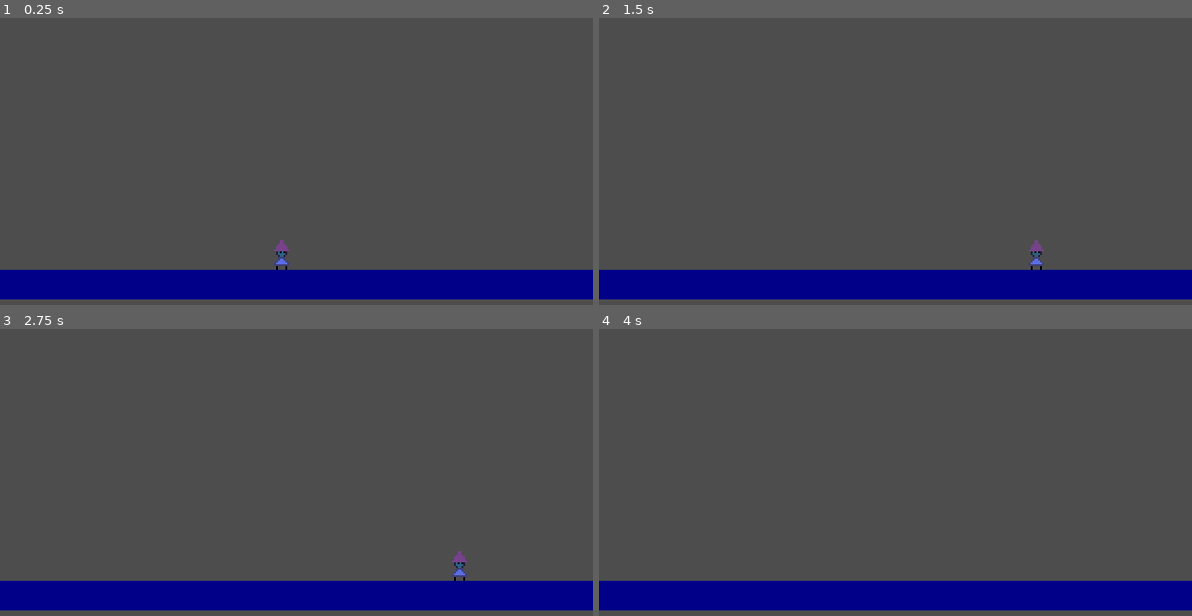
Above: before the commit, frames 1-4 (two rows, left to right).
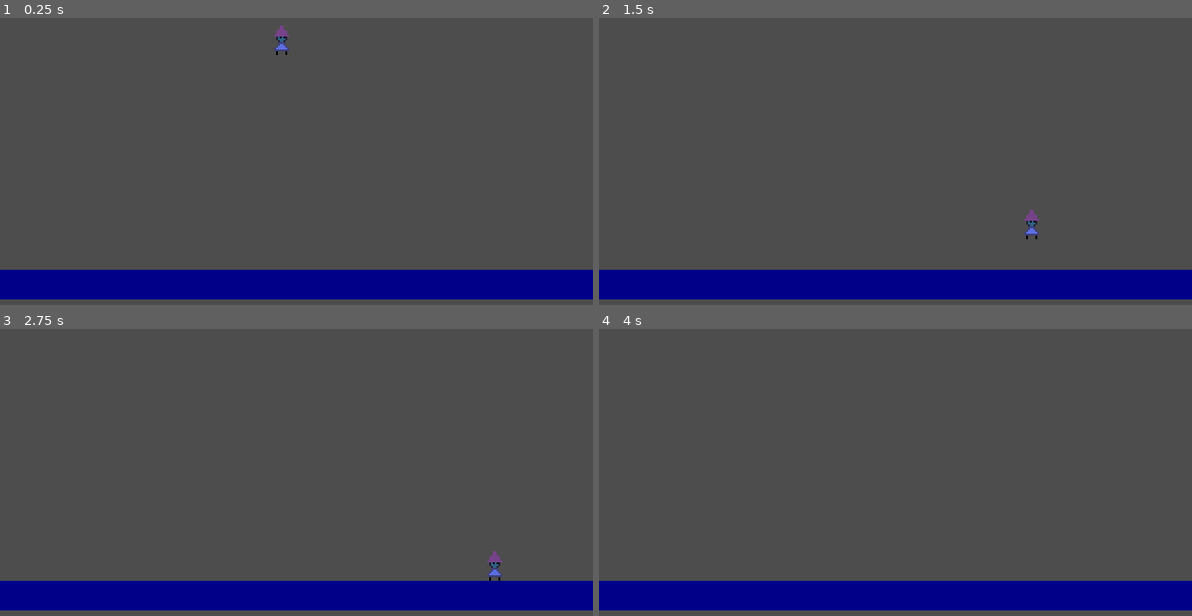
Above: after the commit, the same moments.

Repository: Vetle-Dyngeland/godot_platformer
Game: Godot game, scene res://scenes/world.tscn
Two runs of this game, one before a commit and one after it. Both use one fixed random seed, a clock stepped at 60 frames per second and the inputs below.
Inputs:
- Up to frame 1 (0.25 s): no input
- Up to frame 2 (1.5 s): hold Right (move_right) from 0.53 s (still down); tap C (jump) at 0.6, 0.77, 1.07, 1.35 s
- Up to frame 3 (2.75 s): tap C (jump) at 1.52, 1.82, 2.1 s; release Right (move_right) at 2.03 s; hold Left (move_left) from 2.03 s (still down)
- Up to frame 4 (4 s): release Left (move_left) at 2.78 s; hold Right (move_right) from 2.78 s (still down); tap C (jump) at 2.85, 3.02, 3.32, 3.6, 3.77 s

The runs differ from the first frame. In frame 1, 0.3% of the frame differs, in the area x 46-49%, y 2-88%; in frame 2, 0.3%; in frame 3, 0.3%; in frame 4, nothing differs.

Commit message:
basic jumping, cleanup + more?

Diff:
--- a/project.godot
+++ b/project.godot
@@ -13,7 +13,7 @@
 config/name="Platformer"
 run/main_scene="res://scenes/world.tscn"
 config/features=PackedStringArray("4.2", "GL Compatibility")
-config/icon="res://assets/sprites/icon.svg"
+config/icon="res://imports/sprites/test.png"
 
 [debug]
 
@@ -54,10 +54,6 @@
 ]
 }
 
-[physics]
-
-2d/default_gravity=4000.0
-
 [rendering]
 
 textures/canvas_textures/default_texture_filter=0
--- a/scenes/player.tscn
+++ b/scenes/player.tscn
@@ -4,13 +4,16 @@
 [ext_resource type="Texture2D" uid="uid://1nlj5cybuxvr" path="res://imports/sprites/test.png" id="2_u5wcy"]
 
 [sub_resource type="RectangleShape2D" id="RectangleShape2D_eoy61"]
-size = Vector2(16, 16)
+size = Vector2(6, 14)
 
 [node name="Player" type="CharacterBody2D"]
 script = ExtResource("1_a725r")
+jump_force = 250.0
+metadata/_edit_lock_ = true
 
 [node name="Sprite" type="Sprite2D" parent="."]
 texture = ExtResource("2_u5wcy")
 
 [node name="Collider" type="CollisionShape2D" parent="."]
+position = Vector2(0, 1)
 shape = SubResource("RectangleShape2D_eoy61")
--- a/scripts/player/player.gd
+++ b/scripts/player/player.gd
@@ -11,21 +11,21 @@
     var _button_name: String
     var _axis_name := ["", ""]
     var _vector_name := ["", "", "", ""]
-    var type: InputActionType
+    var _type: InputActionType
 
     func _init(name):
         var button := typeof("")
         var array := typeof([])
         match typeof(name):
-            button: type = InputActionType.Button
+            button: _type = InputActionType.Button
             array:
                 match len(name):
-                    2: type = InputActionType.Axis
-                    4: type = InputActionType.Vector
+                    2: _type = InputActionType.Axis
+                    4: _type = InputActionType.Vector
                     _: print(str("An array of length ", len(name), " cannot be parsed into input!"))
-            _: print(str("A variable of type: ", name, " = ", typeof(name), " cannot be parsed into input!"))
+            _: print(str("A variable of _type: ", name, " = ", typeof(name), " cannot be parsed into input!"))
 
-        match type:
+        match _type:
             InputActionType.Button:
                 _button_name = name
                 output = [false, false, false]
@@ -38,7 +38,7 @@
                 output = [Vector2.ZERO, Vector2.ZERO, Vector2.ZERO, Vector2.ZERO]
 
     func update():
-        match type:
+        match _type:
             InputActionType.Button: _update_button()
             InputActionType.Axis: _update_axis()
             InputActionType.Vector: _update_vector()
@@ -56,11 +56,20 @@
 
     func _update_vector():
         if output[0]: output[1] = output[0]
-        output[0] = Input.get_vector(_vector_name[0], _vector_name[1], _vector_name[2], _vector_name[3])
 
+        # Two axises to stop them getting normalized
+        var x = Input.get_axis(_vector_name[0], _vector_name[1])
+        var y = Input.get_axis(_vector_name[2], _vector_name[3])
+
+        output[0] = Vector2(x, y)
+
+@export var jump_force := 40.0
 @export var held_down_gravity_multi := 1.5
-@export var jump_force := 40.0
-@export var terminal_fall_velocity := 10.0
+@export var terminal_fall_velocity := 400.0
+@export var held_down_fall_velocity_multi := 1.5
+@export var jump_release_multi := 0.35
+@export var coyote_time := 0.175
+@export var jump_buffer_time := 0.2
 
 @export var max_speed := 100.0
 @export var acceleration_force := 500.0
@@ -70,7 +79,12 @@
 
 var movement_input = InputAction.new(["move_left", "move_right", "move_up", "move_down"])
 var jump_input = InputAction.new("jump")
+
 var gravity = ProjectSettings.get_setting("physics/2d/default_gravity")
+
+var coyote_timer := 0.0
+var jump_buffer := 0.0
+var can_release_jump := false
 
 func _process(_delta: float):
     movement_input.update()
@@ -79,21 +93,29 @@
 func _physics_process(delta: float):
     handle_gravity(delta)
     handle_walking(delta)
+    handle_jumping(delta)
     move_and_slide()
 
 func handle_gravity(delta: float):
+    if is_on_floor(): return
     var gravity_force = gravity * delta
-    if movement_input.output[1].y < 0.0:
+    var terminal_velocity = terminal_fall_velocity
+    if movement_input.output[1].y > 0.0:
         gravity_force *= held_down_gravity_multi
-    if not is_on_floor():
-        velocity.y += gravity_force
+        terminal_velocity *= held_down_fall_velocity_multi
+
+    velocity.y += gravity_force
+    if velocity.y > terminal_velocity:
+        velocity.y = terminal_velocity
 
 func handle_walking(delta: float):
     var direction = movement_input.output[0].x
 
     if abs(direction) > 0:
         accelerate(delta, direction)
-    if abs(direction) == 0 || sign(direction) != sign(velocity.x): deccelerate(delta)
+
+    if abs(direction) == 0 || sign(direction) != sign(velocity.x):
+        deccelerate(delta)
 
 func accelerate(delta: float, direction: float):
     var accel = acceleration_force * delta
@@ -108,3 +130,25 @@
         deccel *= air_friction_multi
 
     velocity.x = move_toward(velocity.x, 0, deccel)
+
+func handle_jumping(delta: float):
+    jump_timers(delta)
+    if can_release_jump && !jump_input.output[0]:
+        velocity.y *= jump_release_multi
+
+    if coyote_timer < coyote_time && jump_buffer < jump_buffer_time:
+        coyote_timer = coyote_time
+        jump_buffer = jump_buffer_time
+        velocity.y -= jump_force
+        can_release_jump = true
+
+func jump_timers(delta: float):
+    jump_buffer += delta
+    coyote_timer += delta
+    if jump_input.output[1]:
+        jump_buffer = 0.0
+
+    if is_on_floor():
+        coyote_timer = 0.0
+
+    if velocity.y > 0.0: can_release_jump = false
